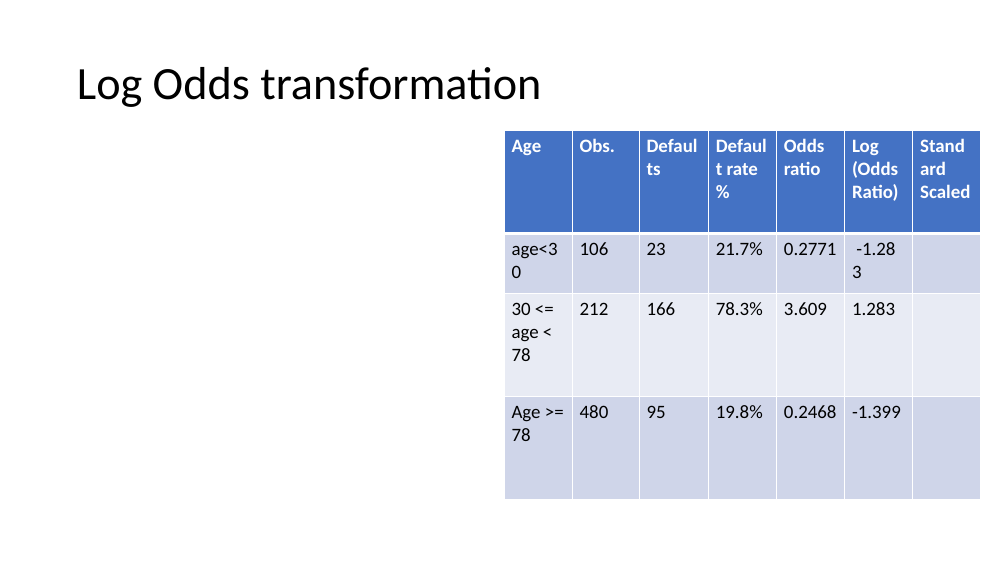
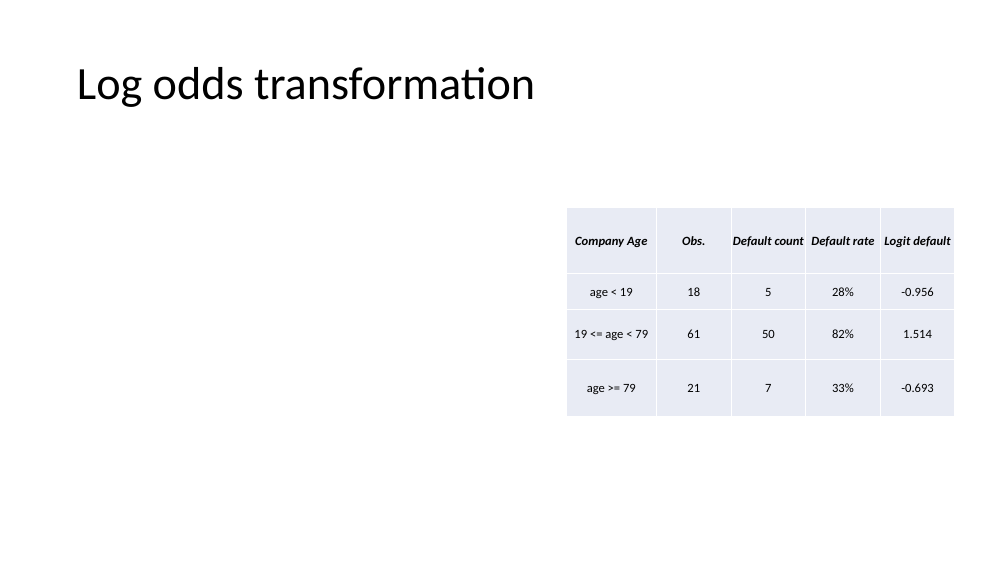
Before and after one commit to oli5679/WeightOfEvidenceDemo, a slide deck: slide 9 of Presentation.pptx. Drawn at 1008x567 pixels with LibreOffice and Linux fonts; fonts in the diff are those of the drawing; grey boxes stand for pictures. Boxes give left, top, right and bottom in pixels: in the first picture for what was removed or moved away, otherwise in the second. Text is boxed around its words. In the diff, an @@ line names an element or a change of style, - is before the commit and + after.

```diff
--- a/Presentation.pptx
+++ b/Presentation.pptx
@@ title at box(77, 67, 535, 107): text changed @@
-Log Odds transformation
+Log odds transformation
@@ table removed at box(504, 130, 981, 499), 4 rows, 7 columns @@
-Age | Obs. | Defaults | Default rate % | Odds ratio | Log (Odds Ratio) | Standard Scaled
-age<30 | 106 | 23 | 21.7% | 0.2771 | -1.283 | 
-30 <= age < 78 | 212 | 166 | 78.3% | 3.609 | 1.283 | 
-Age >= 78 | 480 | 95 | 19.8% | 0.2468 | -1.399 | 
@@ table added at box(566, 208, 956, 417), 4 rows, 5 columns @@
+Company Age | Obs. | Default count | Default rate | Logit default
+age < 19 | 18 | 5 | 28% | -0.956
+19 <= age < 79 | 61 | 50 | 82% | 1.514
+age >= 79 | 21 | 7 | 33% | -0.693
```
Also in this commit, not shown: 4 other slides changed.
